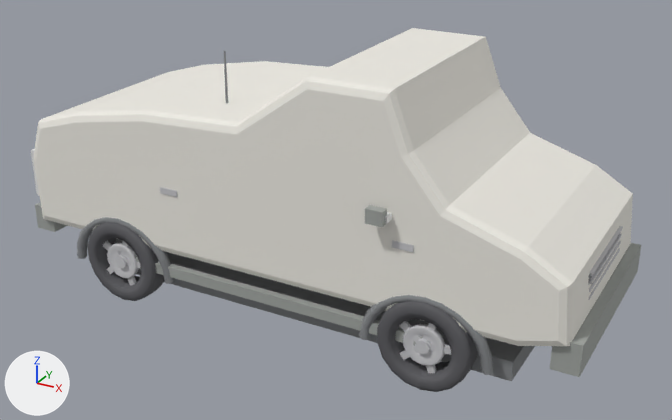
What one commit did to the glTF model public/assets/glb/truck-a.glb.
The view is the same before and after, from a 50 mm camera at (3.5, -6.14, 3.88) aimed at (0.15, -0.05, 0.83). Every picture has the same lights, and +X, +Y and +Z are marked at lower left. The older version comes first. Where no turn or scale is listed for an object, it has been applied to the vertices. Vertices at exactly the same position are counted once.

Objects in the first picture: 'darkMetal', 'paintD', 'plastic', 'rim', 'rubber' and 1 more.
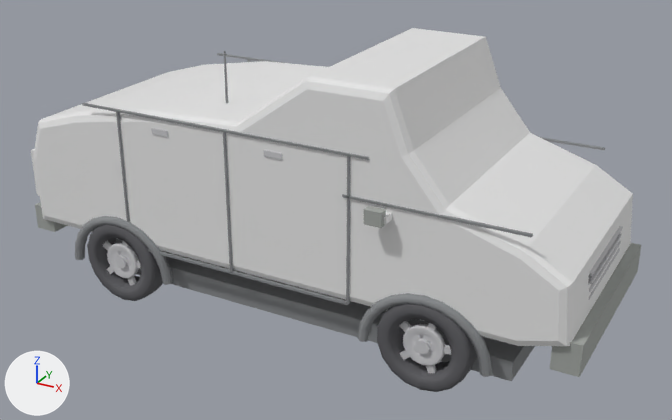
Where the newer file only moved an object's origin or applied its transform, the numbers keep the older frame.

Location of each change, (x1, y1, x2, y2) in pixels of the pictures (672 x 420 px; the box of a moved part takes in the faces that stretch with it):
'darkMetal', reshaped: before (77, 51, 592, 381); after (75, 51, 617, 381)
part 1 of me_paintd_mesh, added (mostly hidden): after (384, 212, 392, 225)
part 2 of me_paintd_mesh, edited (looks the same): (33, 28, 633, 346) in both
part 3 of me_darkmetal_mesh, moved or reshaped: before (77, 217, 175, 284); after (75, 216, 173, 285)
part 4 of me_darkmetal_mesh, added: after (217, 53, 291, 64)
part 5 of me_darkmetal_mesh, added: after (346, 156, 350, 304)
part 6 of me_darkmetal_mesh, added: after (223, 132, 234, 273)
part 7 of me_darkmetal_mesh, added: after (116, 112, 130, 222)
part 8 of me_darkmetal_mesh, added: after (148, 249, 348, 305)
part 9 of me_darkmetal_mesh, added: after (82, 103, 369, 160)
part 10 of me_darkmetal_mesh, added: after (540, 137, 605, 150)
part 11 of me_darkmetal_mesh, added: after (342, 194, 533, 238)
part 12 of me_darkmetal_mesh, moved or reshaped: before (359, 295, 493, 375); after (357, 293, 492, 377)
part 13 of me_plastic_mesh, deleted: before (135, 256, 423, 346)

The change in detail:
me_paintd_mesh is used by ob_paintd; location (-0.001, 0.0, 1.35).
me_paintd_mesh had 90 vertices, 176 faces and spanned x -2.33..2.33, y -0.91..0.91, z -0.82..0.82.
me_paintd_mesh now has 106 vertices, 200 faces and spans x -2.33..2.33, y -1.0..1.0, z -0.82..0.82.
me_paintd_mesh part 1: a new loose piece, a box spanning x 0.951..1.051, y -0.997..-0.857, z -0.075..-0.025.
me_paintd_mesh part 2: 176 faces spanning x -2.33..2.33, y -0.91..0.91, z -0.82..0.82 switch from mat_paintd (white #efece5) to no material.
Other edits to the shape of me_paintd_mesh do not show in these pictures.
me_darkmetal_mesh is used by ob_darkmetal; location (-0.02, -0.005, 1.16); scale (2.33, 2.33, 2.33).
me_darkmetal_mesh had 480 vertices, 812 faces and spanned x -1.0..1.0, y -0.4..0.4, z -0.42..0.42.
me_darkmetal_mesh now has 570 vertices, 952 faces and spans x -1.0..1.0, y -0.41..0.41, z -0.42..0.42.
me_darkmetal_mesh part 3: the loose piece of 65 vertices spanning x -0.82..-0.38, y -0.4..-0.36, z -0.38..-0.17 is moved by (0.0, -0.01, 0.0).
me_darkmetal_mesh part 4: a new loose piece, a box spanning x -0.6977..0.3826, y 0.3851..0.3963, z 0.2238..0.2306, in mat_darkmetal (grey #86898b).
me_darkmetal_mesh part 5: a new loose piece, a box spanning x 0.3145..0.3222, y -0.3923..-0.3811, z -0.2658..0.2229, in mat_darkmetal (grey #86898b).
me_darkmetal_mesh part 6: a new loose piece, a box spanning x -0.1228..-0.1151, y -0.3923..-0.3811, z -0.2658..0.2229, in mat_darkmetal (grey #86898b).
me_darkmetal_mesh part 7: a new loose piece, a box spanning x -0.5516..-0.5439, y -0.3923..-0.3811, z -0.2658..0.2229, in mat_darkmetal (grey #86898b).
me_darkmetal_mesh part 8: a new loose piece, a box spanning x -0.5477..0.3183, y -0.3923..-0.3811, z -0.2697..-0.262, in mat_darkmetal (grey #86898b).
me_darkmetal_mesh part 9: a new loose piece, a box spanning x -0.6977..0.3826, y -0.3923..-0.3811, z 0.2238..0.2306, in mat_darkmetal (grey #86898b).
me_darkmetal_mesh part 10: a new loose piece, a box spanning x 0.299..0.8778, y 0.3851..0.3963, z 0.0908..0.0978, in mat_darkmetal (grey #86898b).
me_darkmetal_mesh part 11: a new loose piece, a box spanning x 0.299..0.8778, y -0.3923..-0.3811, z 0.0908..0.0978, in mat_darkmetal (grey #86898b).
me_darkmetal_mesh part 12: 1 vertex moved within x 0.39, y -0.37, z -0.28; 72 vertices removed from x 0.35..0.8, y -0.4..-0.36, z -0.38..0.03; 64 vertices added at x 0.35..0.8, y -0.41..-0.37, z -0.38..-0.17.
Other edits to the shape of me_darkmetal_mesh do not show in these pictures.
me_plastic_mesh is used by ob_plastic; location (0.0, 0.0, 0.855).
me_plastic_mesh had 56 vertices, 84 faces and spanned x -2.41..2.41, y -1.03..1.03, z -0.52..0.52.
me_plastic_mesh now has 40 vertices, 60 faces and spans x -2.41..2.41, y -1.04..1.04, z -0.46..0.52.
me_plastic_mesh part 13: the loose piece of 8 vertices spanning x -1.35..1.35, y -0.9..-0.84, z -0.52..-0.43 is deleted.
Other edits to the shape of me_plastic_mesh do not show in these pictures.
